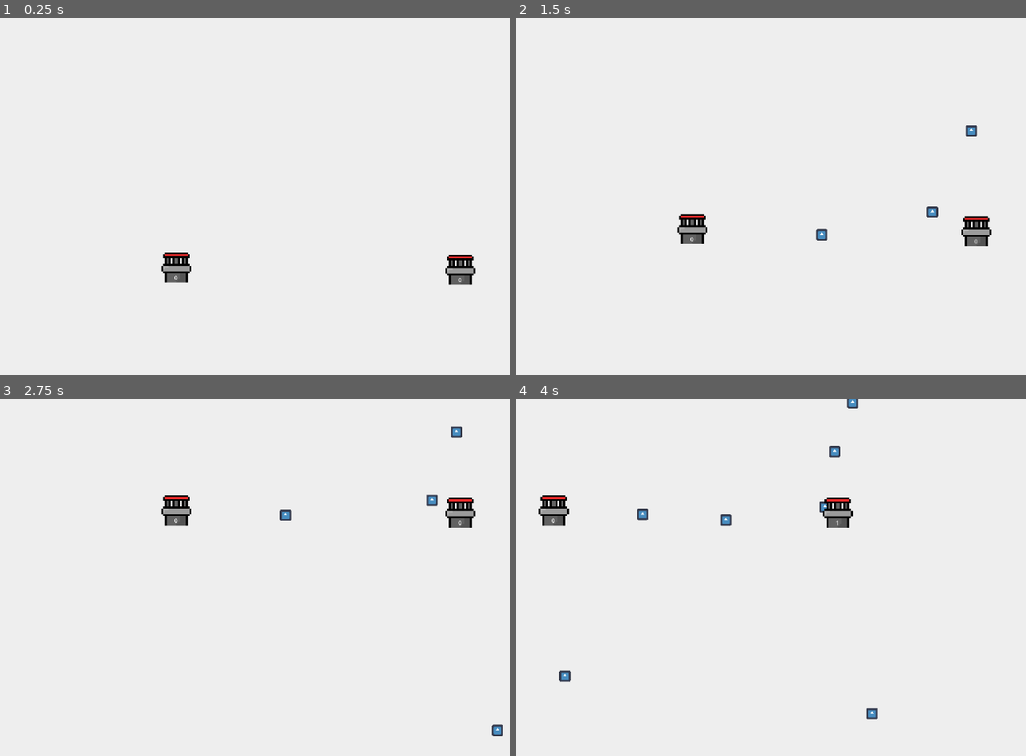
Above: before the commit, frames 1-4 (two rows, left to right).
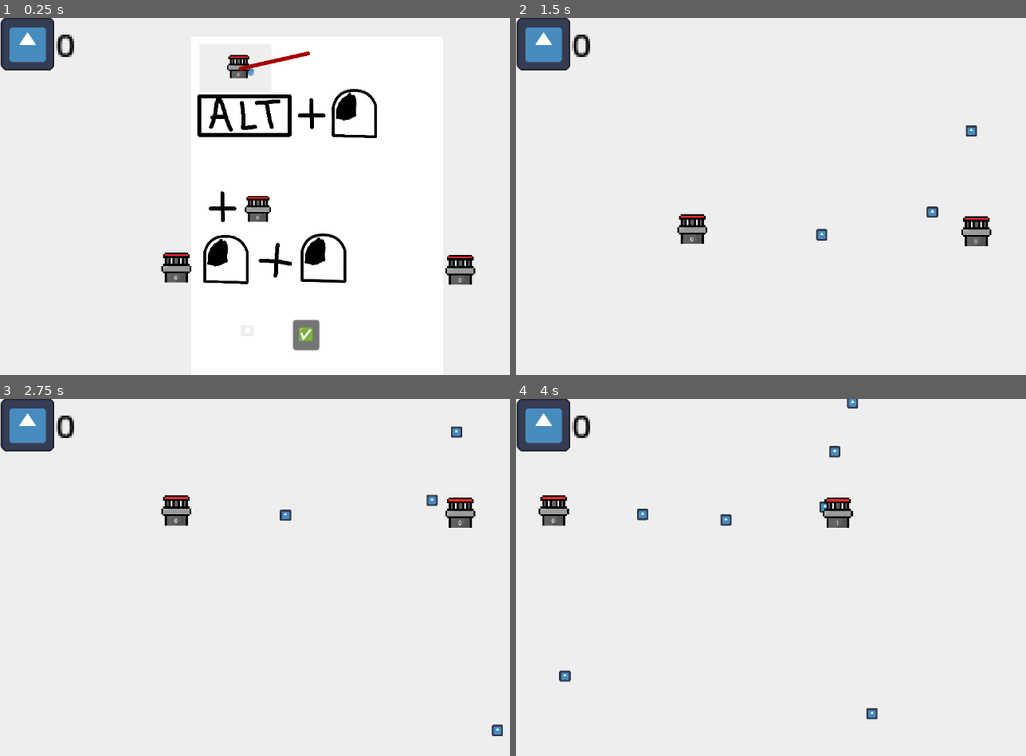
Above: after the commit, the same moments.

Repository: produced-demand/produced-demand
Game: Godot game, scene res://level.tscn
Same seed, same stepped clock (60 frames per second), same inputs: the game is played once before the commit and once after it. The engine's default icon, where the game draws it, is replaced by a stand-in: a white triangle on a blue panel in a dark square.
Inputs (mouse positions are in pixels of both pictures, inside the frame that each line leads up to):
- Up to frame 1 (0.25 s): no input
- Up to frame 2 (1.5 s): click (822, 335) at 0.5 s, where only the run after the commit has a clickable "✅"; move the mouse to (975, 178) at 1.27 s; hold Down (camera_move_down) from 1.28 s (still down); click (975, 178) at 1.42 s
- Up to frame 3 (2.75 s): release Down (camera_move_down) at 2 s; drag from (188, 595) to (459, 652) at 2.02 s
- Up to frame 4 (4 s): move the mouse to (898, 498) at 2.77 s; hold Right (camera_move_right) 2.78-3.5 s; click (898, 498) at 2.92 s; drag from (801, 648) to (567, 684) at 3.52 s

The runs differ from the first frame. In frame 1, 5.8% of the frame differs, in the area x 0-74%, y 0-94%; in frame 2, 1.6%; in frame 3, 1.6%; in frame 4, 1.6%.

Commit message:
Add score, game start/end screens

Diff:
--- /dev/null
+++ b/HUD.tscn
@@ -0,0 +1,73 @@
+[gd_scene load_steps=4 format=3 uid="uid://cgjkgp8m3183p"]
+
+[ext_resource type="Script" path="res://hud.gd" id="1_oxnlw"]
+[ext_resource type="Texture2D" uid="uid://b1br208ko0klf" path="res://assets/godot.svg" id="1_q3ry4"]
+[ext_resource type="Texture2D" uid="uid://85cojwbi4p01" path="res://assets/no-word-intro.png" id="3_dxhcx"]
+
+[node name="Hud" type="CanvasLayer"]
+script = ExtResource("1_oxnlw")
+
+[node name="End" type="Control" parent="."]
+layout_mode = 3
+anchors_preset = 0
+offset_right = 40.0
+offset_bottom = 40.0
+
+[node name="ColorRect" type="ColorRect" parent="End"]
+layout_mode = 0
+offset_top = -0.999992
+offset_right = 40.0
+offset_bottom = 39.0
+scale = Vector2(28.8, 16.24)
+color = Color(1, 0.172549, 0, 1)
+
+[node name="Over" type="Label" parent="End"]
+layout_mode = 0
+offset_left = 362.0
+offset_top = 113.0
+offset_right = 402.0
+offset_bottom = 136.0
+scale = Vector2(21.2, 21.2)
+text = "😞"
+
+[node name="ScoreIcon" type="Sprite2D" parent="."]
+position = Vector2(50, 47)
+scale = Vector2(0.757812, 0.757812)
+texture = ExtResource("1_q3ry4")
+
+[node name="ScoreLabel" type="Label" parent="."]
+anchors_preset = -1
+anchor_left = 0.088
+anchor_top = 0.002
+anchor_right = 0.136
+anchor_bottom = 0.037
+offset_left = -0.376007
+offset_top = -0.296
+offset_right = 12.328
+offset_bottom = 5.024
+scale = Vector2(4.14529, 4.14529)
+theme_override_colors/font_color = Color(0, 0, 0, 1)
+theme_override_font_sizes/font_size = 15
+text = "0"
+
+[node name="Start" type="Control" parent="."]
+layout_mode = 3
+anchors_preset = 0
+offset_right = 40.0
+offset_bottom = 40.0
+
+[node name="HowToPlayGraphic" type="Sprite2D" parent="Start"]
+position = Vector2(574, 357)
+scale = Vector2(0.183871, 0.183871)
+texture = ExtResource("3_dxhcx")
+
+[node name="StartButton" type="Button" parent="Start"]
+layout_mode = 0
+offset_left = 530.0
+offset_top = 548.0
+offset_right = 557.0
+offset_bottom = 579.0
+scale = Vector2(1.77453, 1.77453)
+text = "✅"
+
+[connection signal="pressed" from="Start/StartButton" to="." method="_on_start_button_pressed"]
--- a/assets/station.svg
+++ /dev/null
@@ -1,85 +0,0 @@
-<?xml version="1.0" encoding="UTF-8" standalone="no"?>
-<!-- Created with Inkscape (http://www.inkscape.org/) -->
-
-<svg
-   width="40mm"
-   height="40mm"
-   viewBox="0 0 40 40"
-   version="1.1"
-   id="svg1"
-   sodipodi:docname="station.svg"
-   inkscape:version="1.4 (e7c3feb100, 2024-10-09)"
-   xmlns:inkscape="http://www.inkscape.org/namespaces/inkscape"
-   xmlns:sodipodi="http://sodipodi.sourceforge.net/DTD/sodipodi-0.dtd"
-   xmlns="http://www.w3.org/2000/svg"
-   xmlns:svg="http://www.w3.org/2000/svg">
-  <sodipodi:namedview
-     id="namedview1"
-     pagecolor="#ffffff"
-     bordercolor="#000000"
-     borderopacity="0.25"
-     inkscape:showpageshadow="2"
-     inkscape:pageopacity="0.0"
-     inkscape:pagecheckerboard="0"
-     inkscape:deskcolor="#d1d1d1"
-     inkscape:document-units="mm"
-     inkscape:zoom="2.4428579"
-     inkscape:cx="72.251441"
-     inkscape:cy="73.684189"
-     inkscape:window-width="1600"
-     inkscape:window-height="934"
-     inkscape:window-x="0"
-     inkscape:window-y="0"
-     inkscape:window-maximized="1"
-     inkscape:current-layer="g2" />
-  <defs
-     id="defs1">
-    <filter
-       inkscape:collect="always"
-       style="color-interpolation-filters:sRGB"
-       id="filter2"
-       x="-0.04774502"
-       y="-0.04774502"
-       width="1.09549"
-       height="1.09549">
-      <feGaussianBlur
-         inkscape:collect="always"
-         stdDeviation="0.67656696"
-         id="feGaussianBlur2" />
-    </filter>
-  </defs>
-  <circle
-     style="mix-blend-mode:normal;fill:#666666;fill-opacity:1;stroke:#000000;stroke-width:0;stroke-linecap:round;stroke-linejoin:round;filter:url(#filter2)"
-     id="path1-1"
-     cx="20"
-     cy="20"
-     r="17.004503" />
-  <g
-     inkscape:label="Layer 1"
-     inkscape:groupmode="layer"
-     id="layer1">
-    <g
-       id="g2">
-      <circle
-         style="fill:#e1e1e1;stroke:#000000;stroke-width:0;stroke-linecap:round;stroke-linejoin:round;fill-opacity:1"
-         id="path1"
-         cx="20"
-         cy="20"
-         r="17.004503" />
-      <g
-         id="g1"
-         transform="matrix(0.93818182,0,0,0.93818182,6.028147,6.028147)">
-        <circle
-           style="fill:#c4c4c4;fill-opacity:1;stroke:#000000;stroke-width:0;stroke-linecap:round;stroke-linejoin:round"
-           id="path1-5"
-           cx="14.892479"
-           cy="14.892479"
-           r="14.892479" />
-        <path
-           id="path1-5-7-6"
-           style="fill:#b3b3b3;stroke:#000000;stroke-width:0;stroke-linecap:round;stroke-linejoin:round"
-           d="M 5.1883127,26.183932 A 14.892479,14.892479 0 0 1 1.5874988,16.480131 14.892479,14.892479 0 0 1 16.48013,1.5875 14.892479,14.892479 0 0 1 26.183931,5.1883143 14.892479,14.892479 0 0 0 14.89263,0 14.892479,14.892479 0 0 0 0,14.892631 14.892479,14.892479 0 0 0 5.1883127,26.183932 Z" />
-      </g>
-    </g>
-  </g>
-</svg>
--- /dev/null
+++ b/hud.gd
@@ -0,0 +1,18 @@
+extends CanvasLayer
+
+
+# Called when the node enters the scene tree for the first time.
+func _ready() -> void:
+	Game.set_hud(self)
+	get_node("End").hide()
+
+func set_score(score):
+	get_node("ScoreLabel").text = str(score)
+
+func show_end():
+	get_node("End").show()
+
+# start button pressed
+func _on_start_button_pressed() -> void:
+	get_node("Start").hide()
+	Game.start()
--- a/level.tscn
+++ b/level.tscn
@@ -6,6 +6,7 @@
 [ext_resource type="PackedScene" uid="uid://bcll0qejjkfl4" path="res://station.tscn" id="3_6vms3"]
 [ext_resource type="Script" path="res://scripts/osm_way.gd" id="4_d34ci"]
 [ext_resource type="Script" path="res://scripts/route_creation.gd" id="5_lm6jf"]
+[ext_resource type="PackedScene" uid="uid://cgjkgp8m3183p" path="res://HUD.tscn" id="6_01tkc"]
 
 [node name="level" type="Node2D"]
 position = Vector2(397, 83)
@@ -63,6 +64,8 @@
 [node name="Station" parent="Stations" instance=ExtResource("3_6vms3")]
 position = Vector2(246, 307)
 
+[node name="Hud" parent="." instance=ExtResource("6_01tkc")]
+
 [node name="Camera2D" type="Camera2D" parent="."]
 position = Vector2(-11, 174)
 script = ExtResource("2_wg34b")
--- a/scripts/Game.gd
+++ b/scripts/Game.gd
@@ -1,8 +1,22 @@
 extends Node
 
 var score = 0
+var people_delivered = 0
+var hud_element
+
+var paused = true
 
 func end_game():
 	print("max people reached! game over!")
-	# need to make a wordless game over screen
+	hud_element.show_end()
 	get_tree().paused = true
+
+func add_people_delivered(amount):
+	people_delivered += amount
+	hud_element.set_score(people_delivered)
+
+func set_hud(hud):
+	hud_element = hud
+
+func start():
+	paused = false
--- a/scripts/area-people-generation.gd
+++ b/scripts/area-people-generation.gd
@@ -11,7 +11,7 @@
 
 func _process(_delta: float) -> void:
 	var now = Time.get_ticks_msec()
-	if now - last_ran > interval:
+	if now - last_ran > interval and not Game.paused:
 		last_ran = now
 		if randi_range(1, 3) == 1:
 			generate_person()
--- a/scripts/bus_movement.gd
+++ b/scripts/bus_movement.gd
@@ -25,6 +25,9 @@
 	parent.progress_ratio = .5
 
 func _process(delta: float) -> void:
+	if Game.paused:
+		return
+
 	if current_station:
 		if not visited and is_at_station:
 			if Time.get_ticks_msec() - time_arrived_at_station > wait_time:
--- a/scripts/person_movement.gd
+++ b/scripts/person_movement.gd
@@ -11,7 +11,7 @@
 	generate_dream_station()
 
 func _process(delta: float) -> void:
-	if target_station and not at_station:
+	if target_station and not at_station and not Game.paused:
 		move_to(target_station, delta)
 
 func move_to(target, delta):
--- a/scripts/station.gd
+++ b/scripts/station.gd
@@ -15,7 +15,7 @@
 
 func add_person(person):
 	people += 1
-	if people > 200:
+	if people > 100:
 		Game.end_game()
 	dream_stations.append(person.get_dream_station())
 	person.joined_station() # removes person
@@ -66,6 +66,7 @@
 		if (dream == self) or station_leads_to_dream(dream, self, [], []):
 			people_to_deliver.append(dream)
 			happy_people += 1
+			Game.add_people_delivered(1)
 	return people_to_deliver
 
 func station_leads_to_dream(dream, current_station, checked_routes: Array, checked_stations: Array):
Binary file added: assets/no-word-intro.png
Not shown, added: assets/no-word-intro.png.import
Not shown: 1 places in level.tscn that only renumber resources
Not shown, changed: .to-do
